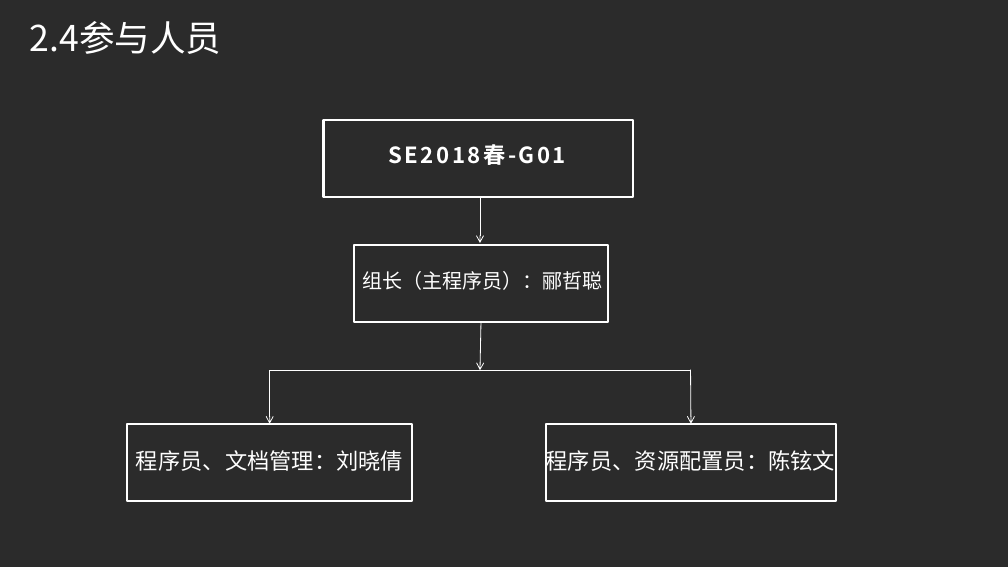
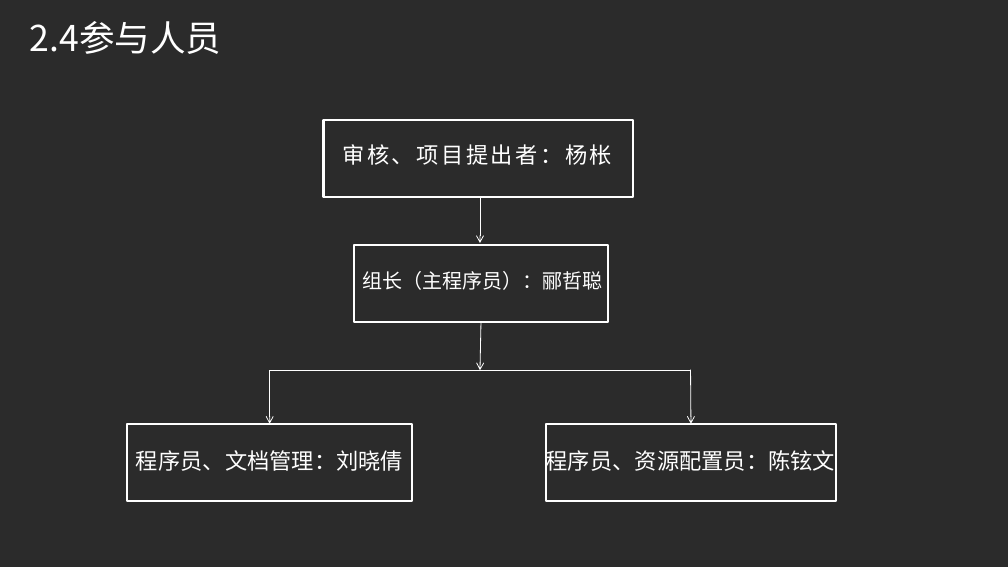
Before and after one commit to SE-2018-G01/TimeNote, a slide deck: slide 12 of SE2018春-G01-项目计划.pptx. Drawn at 1008x567 pixels with LibreOffice and Linux fonts; fonts in the diff are those of the drawing; background and template pictures are left out; a plain dark background stands for a picture behind light text. Boxes give left, top, right and bottom in pixels: in the first picture for what was removed or moved away, otherwise in the second. Text is boxed around its words. In the diff, an @@ line names an element or a change of style, - is before the commit and + after.

```diff
--- a/SE2018春-G01-项目计划.pptx
+++ b/SE2018春-G01-项目计划.pptx
@@ text at (342, 144, 612, 165): text changed; bold off @@
-SE2018春-G01
+审核、项目提出者：杨枨
```
Also in this commit, not shown: 11 other slides changed, 1 slide added, 2 slides removed, 4 other files.
